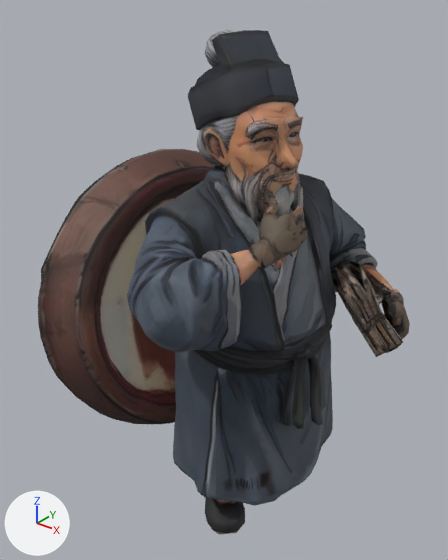
A saved change to the glTF model data/tripo_app/p_b1p_shinaian.glb.
The view is the same before and after, from a 50 mm camera at (0.685, -0.943, 0.583) aimed at (-0.047, -0.028, 0.016). The axes (+X, +Y, +Z) are drawn at lower left. The lights are the same throughout. The older version comes first. Vertices at exactly the same position are counted once.

Names of what the first picture shows: 'tripo_node_799101b1-9054-430d-9c89-da385908af8c'.
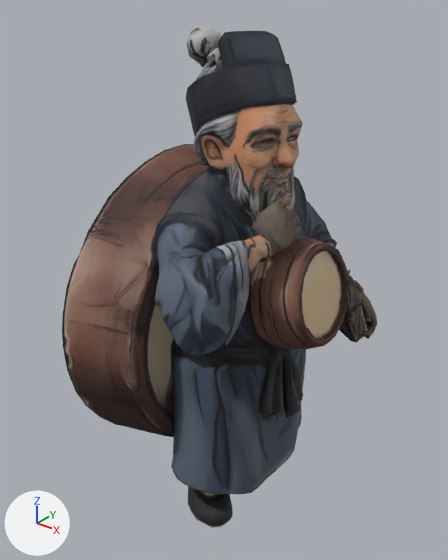
What differs and where, as boxes (x1, y1, x2, y2) in the pictures (448 x 560 px):
'tripo_node_799101b1-9054-430d-9c89-da385908af8c', reshaped (15% narrower)
    before: (38, 30, 410, 535)
    after: (62, 26, 377, 527)
part 1 of me_tripo_mesh_799101b1_9054_430d_9c89_da385908af8c, rebuilt (11% wider)
    before: (127, 30, 410, 535)
    after: (62, 26, 377, 527)
part 2 of me_tripo_mesh_799101b1_9054_430d_9c89_da385908af8c, deleted (brown)
    before: (38, 149, 215, 424)

Patch to the scene script:
```diff
--- a/data/tripo_app/p_b1p_shinaian.glb.py
+++ b/data/tripo_app/p_b1p_shinaian.glb.py
@@ img_color_1cde2f11_28e3_4a0c_b73d_d6adeb1ac3c5 @@
+img_color_1cde2f11_28e3_4a0c_b73d_d6adeb1ac3c5 = load_image('Color_1cde2f11-28e3-4a0c-b73d-d6adeb1ac3c5', '_unpacked/Color_1cde2f11-28e3-4a0c-b73d-d6adeb1ac3c5', 1024, 1024, 'sRGB')
@@ mat_tripo_material_1cde2f11_28e3_4a0c_b73d_d6adeb1ac3c5 @@
+mat_tripo_material_1cde2f11_28e3_4a0c_b73d_d6adeb1ac3c5 = principled_material('tripo_material_1cde2f11-28e3-4a0c-b73d-d6adeb1ac3c5')
+mat_tripo_material_1cde2f11_28e3_4a0c_b73d_d6adeb1ac3c5.texture = img_color_1cde2f11_28e3_4a0c_b73d_d6adeb1ac3c5
+mat_tripo_material_1cde2f11_28e3_4a0c_b73d_d6adeb1ac3c5.roughness = 0.75
@@ me_tripo_mesh_799101b1_9054_430d_9c89_da385908af8c @@
 # used by ob_tripo_node_799101b1_9054_430d_9c89_da385908af8c; location = (0.0, 0.0, 0.0)
-me_tripo_mesh_799101b1_9054_430d_9c89_da385908af8c.from_pydata(...)  # 3968 vertices, 7985 faces; spans x -0.311..0.312, y -0.323..0.323, z -0.5..0.5
-me_tripo_mesh_799101b1_9054_430d_9c89_da385908af8c.materials.append(mat_tripo_material_799101b1_9054_430d_9c89_da385908af8c)  # picture img_color_799101b1_9054_430d_9c89_da385908af8c
+me_tripo_mesh_799101b1_9054_430d_9c89_da385908af8c.from_pydata(...)  # 3951 vertices, 7986 faces; spans x -0.229..0.228, y -0.32..0.32, z -0.5..0.501
+# me_tripo_mesh_799101b1_9054_430d_9c89_da385908af8c part 1: the loose piece of 3348 vertices spanning x -0.162..0.312, y -0.32..0.27, z -0.5..0.5 is rebuilt with 3951 vertices and now spans x -0.229..0.228, y -0.32..0.32, z -0.5..0.501, in mat_tripo_material_1cde2f11_28e3_4a0c_b73d_d6adeb1ac3c5 (picture img_color_1cde2f11_28e3_4a0c_b73d_d6adeb1ac3c5)
+# me_tripo_mesh_799101b1_9054_430d_9c89_da385908af8c part 2: the loose piece of 617 vertices spanning x -0.311..-0.072, y -0.323..0.323, z -0.405..0.244 is deleted
+# other edits to the shape of me_tripo_mesh_799101b1_9054_430d_9c89_da385908af8c do not show in these pictures
+me_tripo_mesh_799101b1_9054_430d_9c89_da385908af8c.materials.append(mat_tripo_material_1cde2f11_28e3_4a0c_b73d_d6adeb1ac3c5)  # picture img_color_1cde2f11_28e3_4a0c_b73d_d6adeb1ac3c5
```
